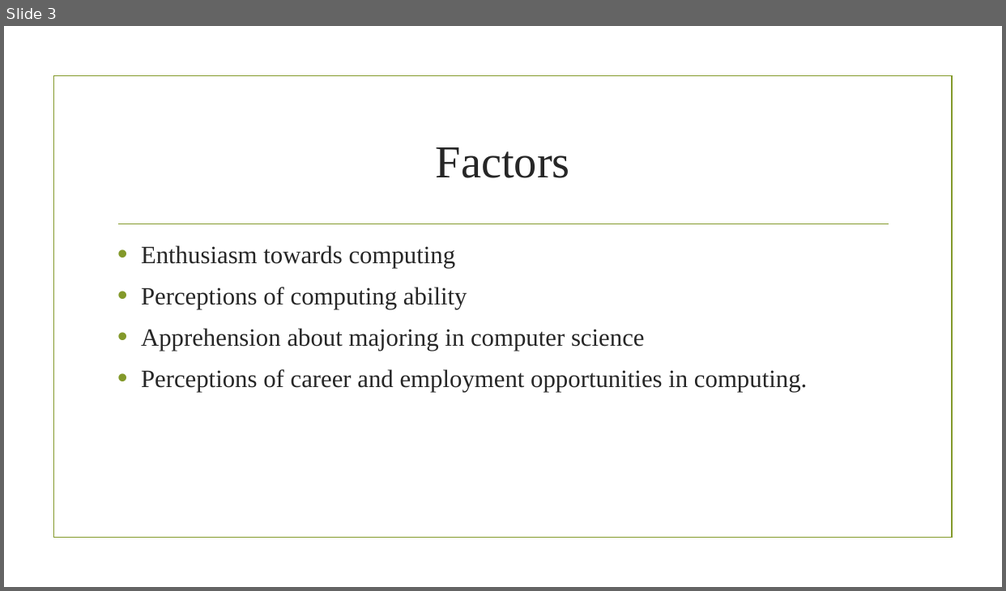
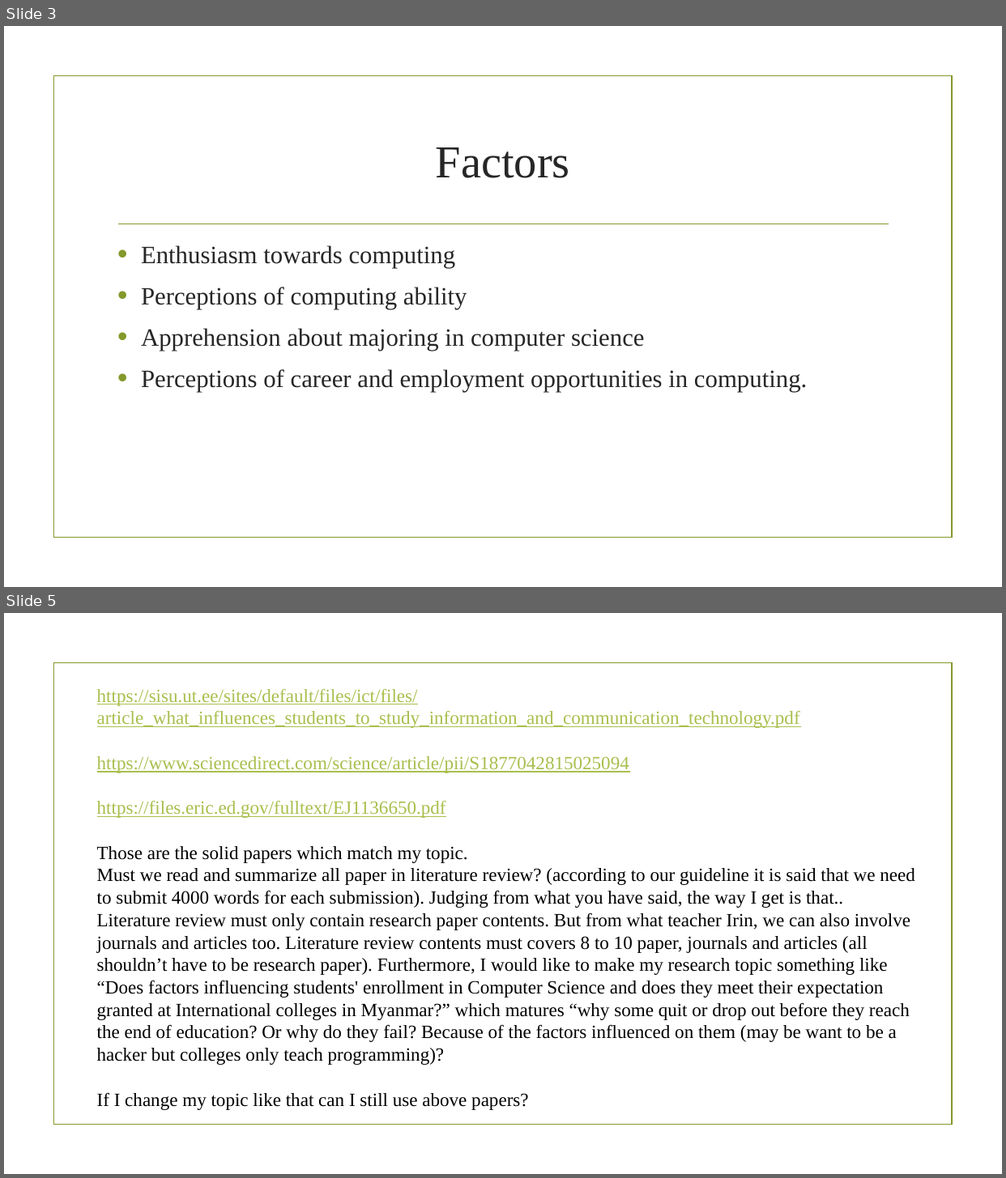
Before and after one commit to Exceptionsk/IRP, a slide deck: factors influencing students' decisions to enroll in.pptx. Shown one above the other, each under a label of ours: slide 3 before the commit, slides 3 and 5 after it; the slides between them are not shown. The pictures are 1006x591 and 1006x1178 pixels, drawn with LibreOffice and Linux fonts; fonts in the diff are those of the drawing; background and template pictures are left out. Boxes give left, top, right and bottom in pixels: in the first picture for what was removed or moved away, otherwise in the second. Text is boxed around its words. In the diff, an @@ line names an element or a change of style, - is before the commit and + after.

```diff
--- a/factors influencing students' decisions to enroll in.pptx
+++ b/factors influencing students' decisions to enroll in.pptx
@@ slide 5 added at (4,613,1002,1174), background picture (left out); not listed: 1 template element that a slide beside it also shows @@
@@ text added at (97,689,915,1110), 18 pt, text #000000 @@
+https://sisu.ut.ee/sites/default/files/ict/files/article_what_influences_students_to_study_information_and_communication_technology.pdf
+https://www.sciencedirect.com/science/article/pii/S1877042815025094
+https://files.eric.ed.gov/fulltext/EJ1136650.pdf
+Those are the solid papers which match my topic.
+Must we read and summarize all paper in literature review? (according to our guideline it is said that we need to submit 4000 words for each submission). Judging from what you have said, the way I get is that.. Literature review must only contain research paper contents. But from what teacher Irin, we can also involve journals and articles too. Literature review contents must covers 8 to 10 paper, journals and articles (all shouldn’t have to be research paper). Furthermore, I would like to make my research topic something like “Does factors influencing students' enrollment in Computer Science and does they meet their expectation granted at International colleges in Myanmar?” which matures “why some quit or drop out before they reach the end of education? Or why do they fail? Because of the factors influenced on them (may be want to be a hacker but colleges only teach programming)?
+If I change my topic like that can I still use above papers?
```
Also in this commit, not shown: 2 other slides added, 1 slide removed, 1 other file.
